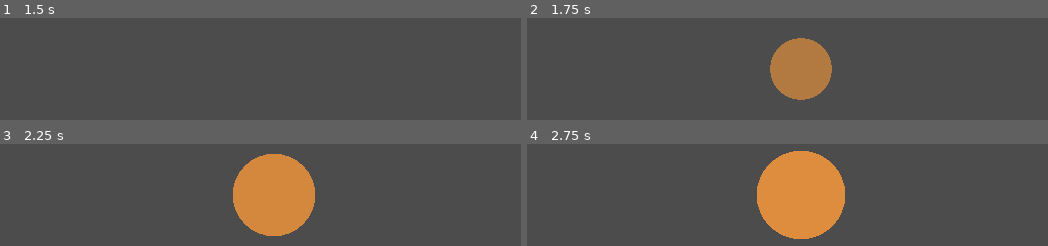
Above: before the commit, frames 1-4 (two rows, left to right).
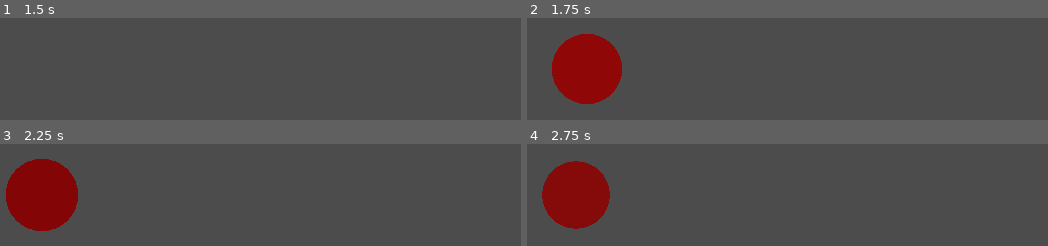
Above: after the commit, the same moments.

Repository: EdGeber/ProtoSoundViz
Game: Godot game, scene res://src/global/photism/photism.tscn
Same seed, same stepped clock (60 frames per second), same inputs: the game is played once before the commit and once after it. The project has no main scene, so this scene is started directly.
Inputs:
- Up to frame 1 (1.5 s): tap Enter at 0.5 s; tap Space at 1.25 s
- Up to frame 2 (1.75 s): no input
- Up to frame 3 (2.25 s): no input
- Up to frame 4 (2.75 s): no input

Frame 1 is identical in both runs. In frame 2, 13% of the frame differs, in the area x 4-59%, y 15-85%; in frame 3, 18%; in frame 4, 18%, in the area x 2-62%, y 6-94%.

Commit message:
Implement pitch and timbre mapping

Diff:
--- a/src/global/photism/photism.gd
+++ b/src/global/photism/photism.gd
@@ -2,16 +2,30 @@
 
 const epsilon: = 1e-1
 
-var rel_pos: = Vector2(0.5, 0.5)
+var testing: = false
+var colorPallet:= {
+	"0": [Color(255,0,0), 0.5], #Vermelho
+	"1": [Color(0, 255, 0), 0.1], #Verde
+	"2": [Color(0, 0, 255), 0.2], #Azul
+	"3": [Color(255, 255, 0), 0.3], #Amarelo
+	"4": [Color(200, 162, 200), 0.4] #Lilas
+}
+
 var lifetime: = 0.0
-var soundIntensity: = 0.0
-var radius: = 0.0
-var color: Color = Color.peru
+var soundIntensity: float
+var soundPitch: float
+var soundTimbre: String = "0"
+var radius: float
+var baseColor: Color
+var color: Color
+var rel_pos: Vector2
 # the values taken by the curve are assumed to be between 0 and 1
 export(PoolVector2Array) var intensity_control_points: = PoolVector2Array()
-export(float, 1, 100) var scaler: = 50.0
+export(PoolVector2Array) var pitch_control_points: = PoolVector2Array()
+export(float, 1, 100) var radiusScaler: = 50.0
 
 var intensBezier: Bezier
+var pitchBezier: Bezier
 
 var initialized: = false
 
@@ -26,14 +40,21 @@
 func equalsMinusZero(x: float) -> bool:
 	return -epsilon <= x and x < 0
 
+# Olha no dicionário de cor, e seta a cor do circulo
+func setYColor(timbre: String):
+	baseColor = colorPallet[timbre][0]
+	rel_pos.y  = colorPallet[timbre][1]
+
 func initialize(
-	rel_pos: = self.rel_pos,
 	intensity_control_points: = self.intensity_control_points,
-	scaler: float = self.scaler):
+	pitch_control_points: = self.pitch_control_points,
+	soundTimbre: String = self.soundTimbre,
+	radiusScaler: float = self.radiusScaler):
 
-	self.rel_pos = rel_pos
-	self.scaler = scaler
 	self.intensBezier = Bezier.new(intensity_control_points)
+	self.pitchBezier = Bezier.new(pitch_control_points)
+	self.radiusScaler = radiusScaler
+	self.setYColor(soundTimbre)
 	initialized = true
 	return self
 
@@ -46,26 +67,31 @@
 	soundIntensity = i
 
 func updateSoundPitch():
-	pass
+	var i: = pitchBezier.function(lifetime)
+	if equalsMinusZero(i): i = 0
+	soundPitch = i
 
 func updateRadius():
-	radius = scaler*soundIntensity
+	radius = radiusScaler*soundIntensity
 
 func updateColor():
+	color = baseColor*soundPitch*0.01
 	color.a = soundIntensity
 
 func updateRelativePosition():
-	pass
+	rel_pos.x = soundPitch
 
 func getAbsolutePosition() -> Vector2:
 	return System.toAbsolute(rel_pos)
 
 func _ready():
 	if not initialized:
+		testing = true
 		initialize()
-	set_physics_process(false)
-	yield(get_tree().create_timer(1.5), "timeout")
-	set_physics_process(true)
+	if testing:
+		set_physics_process(false)
+		yield(get_tree().create_timer(1.5), "timeout")
+		set_physics_process(true)
 
 func _draw():
 	var abs_pos: = getAbsolutePosition()
@@ -81,7 +107,7 @@
 	updateColor()
 	updateRelativePosition()
 
-	if radius < 0:
+	if soundIntensity < 0:
 		call_deferred("queue_free")
 		set_physics_process(false)
 	else:
--- a/src/global/photism/photism.tscn
+++ b/src/global/photism/photism.tscn
@@ -4,4 +4,5 @@
 
 [node name="photism" type="Node2D"]
 script = ExtResource( 1 )
-intensity_control_points = PoolVector2Array( 0, 0, 0, 2, 2, 1, 15, 0 )
+intensity_control_points = PoolVector2Array( 0, 0, 0, 1, 0, 1, 0.5, 1, 0.9, 1, 3, 0.575, 5, 0 )
+pitch_control_points = PoolVector2Array( 0, 0.25, 3, 0, 2, 1, 5, 0.75 )
